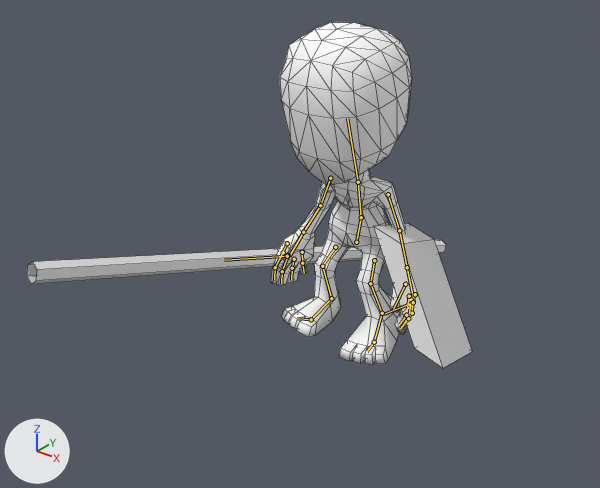
Before and after pictures for a commit that changed the Blender file Assets/ReferencedData/Client/Meshes-2015/Character/HumanMale.blend.
Camera for both pictures: a camera (50 mm lens) standing at (2.41, -3.5, 2.57) and looking at (-0.23, -0.21, 0.53). The lights are fixed; the arrows at lower left show +X, +Y and +Z. Both versions are drawn at frame 8 of the action 'Death'; the numbers are the values there. The bones that bend it are drawn over the model as lines. Mesh edges are drawn as thin lines.

Names of what the first picture shows: 'ExampleShield', 'ExampleWeapon', 'SkinMesh'.
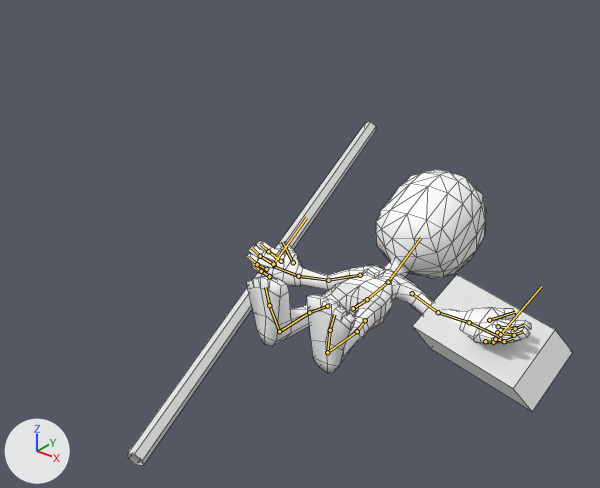
What differs and where, as boxes [x1, y1, x2, y2] in the pictures (600 x 488 px):
'SkinMesh', posed (101% wider, 40% shorter)
    before: [271, 22, 412, 364]
    after: [246, 169, 531, 373]
'ExampleShield', posed (61% wider, 6% shorter)
    before: [373, 223, 472, 368]
    after: [412, 275, 572, 411]
'ExampleWeapon', posed (41% narrower, 667% taller)
    before: [27, 240, 446, 284]
    after: [128, 122, 376, 466]
bone 'Base', root to tip
    before: (356, 242) to (361, 217)
    after: (353, 308) to (367, 299)
bone 'Body', root to tip
    before: (361, 217) to (358, 182)
    after: (367, 299) to (388, 282)
bone 'Neck', root to tip
    before: (358, 182) to (347, 118)
    after: (388, 282) to (421, 237)
bone 'LeftShoulder', root to tip
    before: (388, 194) to (399, 230)
    after: (412, 293) to (438, 312)
bone 'LeftElbow', root to tip
    before: (399, 230) to (407, 267)
    after: (438, 312) to (469, 322)
bone 'LeftHand', root to tip
    before: (407, 267) to (414, 302)
    after: (469, 322) to (498, 336)
bone 'RightShoulder', root to tip
    before: (330, 178) to (320, 205)
    after: (360, 275) to (328, 280)
bone 'RightHand', root to tip
    before: (303, 232) to (289, 256)
    after: (298, 276) to (272, 266)
bone 'LeftLeg', root to tip
    before: (374, 260) to (370, 283)
    after: (365, 320) to (357, 331)
bone 'LeftShin', root to tip
    before: (370, 283) to (382, 313)
    after: (357, 331) to (327, 352)
bone 'LeftFeet', root to tip
    before: (382, 313) to (374, 342)
    after: (327, 352) to (330, 330)
bone 'LeftFeet.001', root to tip
    before: (374, 342) to (367, 351)
    after: (330, 330) to (334, 314)
bone 'RightLeg', root to tip
    before: (335, 247) to (322, 266)
    after: (327, 306) to (309, 312)
bone 'RightShiv', root to tip
    before: (322, 266) to (331, 298)
    after: (309, 312) to (279, 331)
bone 'RightFeet.001', root to tip
    before: (311, 319) to (297, 318)
    after: (269, 305) to (265, 287)

The change in detail:
Bone 'Base' (bone_base) moves from (0.0, -0.031, 0.0) to (0.0, -0.458, 0.017).
Bone 'Base' (bone_base) turns from (-14, 0, 0) to (-91, 0, 0) degrees about its own x, y and z.
Bone 'Body' (bone_body) turns from (23, 0, 0) to (6, 0, 0) degrees about its own x, y and z.
Bone 'Neck' (bone_neck) turns from (3, 0, 0) to (15, 0, 0) degrees about its own x, y and z.
Bone 'LeftShoulder' (bone_leftshoulder) turns from (-71, -9, 15) to (-16, -37, 19) degrees about its own x, y and z.
Bone 'LeftElbow' (bone_leftelbow) turns from (1, -5, -20) to (1, -5, -17) degrees about its own x, y and z.
Bone 'LeftHand' (bone_lefthand) turns from (1, 0, 0) to (9, -38, 1) degrees about its own x, y and z.
Bone 'RightShoulder' (bone_rightshoulder) turns from (-68, 8, -8) to (-28, 21, -27) degrees about its own x, y and z.
Bone 'RightHand' (bone_righthand) turns from (0, 0, 0) to (-5, 42, 9) degrees about its own x, y and z.
Bone 'LeftLeg' (bone_leftleg) turns from (-24, -4, 1) to (0, 0, 0) degrees about its own x, y and z.
Bone 'LeftShin' (bone_leftshin) turns from (65, 0, 0) to (0, 0, 0) degrees about its own x, y and z.
Bone 'LeftFeet' (bone_leftfeet) turns from (4, 0, 0) to (0, 0, 0) degrees about its own x, y and z.
Bone 'LeftFeet.001' (bone_leftfeet_001) turns from (28, -7, -2) to (0, 0, 0) degrees about its own x, y and z.
Bone 'RightLeg' (bone_rightleg) turns from (-25, 6, -1) to (0, 0, 0) degrees about its own x, y and z.
Bone 'RightShiv' (bone_rightshiv) turns from (59, 0, 0) to (0, 0, 0) degrees about its own x, y and z.
Bone 'RightFeet.001' (bone_rightfeet_001) turns from (42, 10, 4) to (0, 0, 0) degrees about its own x, y and z.
